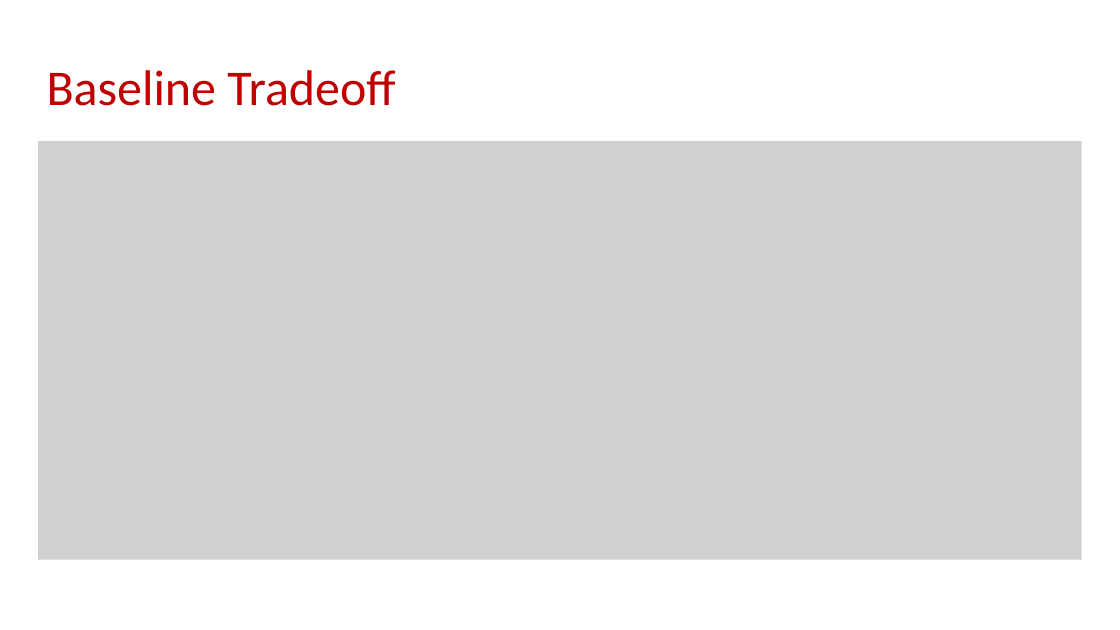
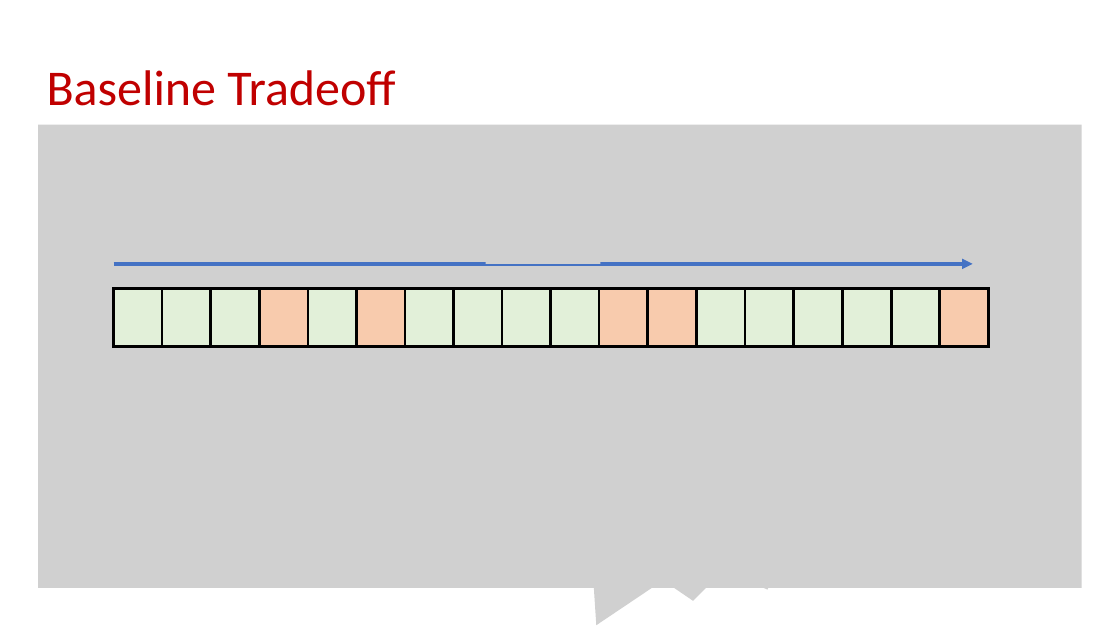
Before and after one commit to samsonzhou/samsonzhou.github.io, a slide deck: slide 21 of other-talks/SODA 2026.pptx. Drawn at 1120x630 pixels with LibreOffice and Linux fonts; fonts in the diff are those of the drawing; grey boxes stand for pictures. Boxes give left, top, right and bottom in pixels: in the first picture for what was removed or moved away, otherwise in the second. Text is boxed around its words. In the diff, an @@ line names an element or a change of style, - is before the commit and + after.

```diff
--- a/other-talks/SODA 2026.pptx
+++ b/other-talks/SODA 2026.pptx
@@ picture: place and size @@
-picture at [38, 141, 1081, 560]
+picture at [38, 124, 1081, 588]
@@ picture added at [486, 210, 601, 264] @@
@@ arrow added from (113, 264) to (973, 264), #4472C4 3 pt @@
@@ rectangle added at [113, 289, 162, 347], fill #E2F0D9, outline #000000 2.25 pt @@
@@ rectangle added at [162, 289, 211, 347], fill #E2F0D9, outline #000000 2.25 pt @@
@@ rectangle added at [211, 289, 260, 347], fill #E2F0D9, outline #000000 2.25 pt @@
@@ rectangle added at [260, 289, 308, 347], fill #F8CBAD, outline #000000 2.25 pt @@
@@ rectangle added at [308, 289, 357, 347], fill #E2F0D9, outline #000000 2.25 pt @@
@@ rectangle added at [356, 289, 405, 347], fill #F8CBAD, outline #000000 2.25 pt @@
@@ rectangle added at [405, 289, 454, 347], fill #E2F0D9, outline #000000 2.25 pt @@
@@ rectangle added at [454, 289, 502, 347], fill #E2F0D9, outline #000000 2.25 pt @@
@@ rectangle added at [502, 289, 551, 347], fill #E2F0D9, outline #000000 2.25 pt @@
@@ rectangle added at [550, 289, 599, 347], fill #E2F0D9, outline #000000 2.25 pt @@
@@ rectangle added at [599, 289, 648, 347], fill #F8CBAD, outline #000000 2.25 pt @@
@@ rectangle added at [648, 289, 697, 347], fill #F8CBAD, outline #000000 2.25 pt @@
@@ rectangle added at [697, 289, 745, 347], fill #E2F0D9, outline #000000 2.25 pt @@
@@ rectangle added at [745, 289, 794, 347], fill #E2F0D9, outline #000000 2.25 pt @@
@@ rectangle added at [794, 289, 843, 347], fill #E2F0D9, outline #000000 2.25 pt @@
@@ rectangle added at [843, 289, 891, 347], fill #E2F0D9, outline #000000 2.25 pt @@
@@ rectangle added at [891, 289, 940, 347], fill #E2F0D9, outline #000000 2.25 pt @@
@@ rectangle added at [940, 289, 989, 347], fill #F8CBAD, outline #000000 2.25 pt @@
@@ picture added at [471, 346, 1023, 625] @@
```
Also in this commit, not shown: 4 other slides changed, 2 slides added, 1 slide removed.
